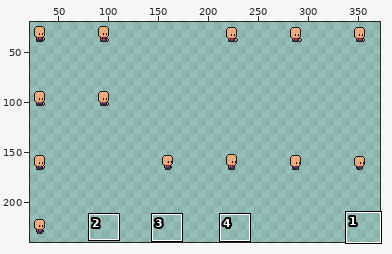
Two versions of one pixel-art file, apps/game/public/assets/sprites/player_tmp.aseprite. Above: a wide view before the commit, with the close-up outlined.
Close-up. Before:
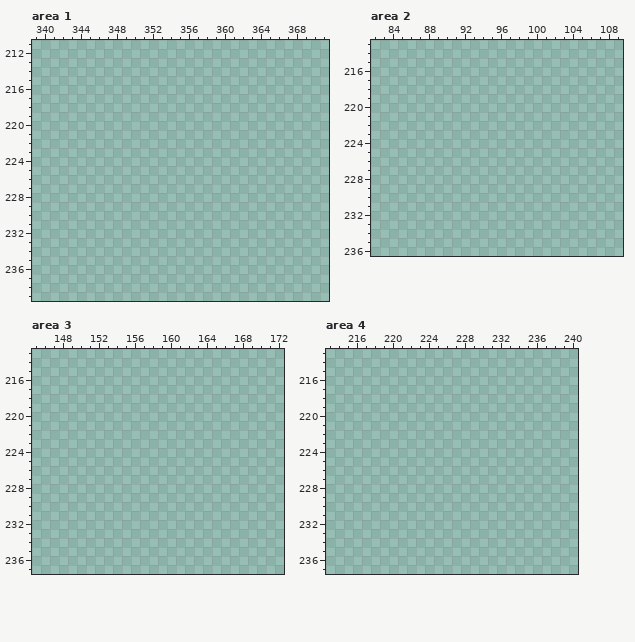
96x64 pixels, 1 frame. Colours within 5 levels of each other are drawn and written as one. Shown: area 1: x 339..371, y 211..239; area 2: x 82..109, y 213..236; area 3: x 145..172, y 213..237; area 4: x 213..240, y 213..237. The old version is drawn lined up with the new one. The wide view leaves out empty margins. The commit also changed other parts of the picture, which this record leaves out.
The result:
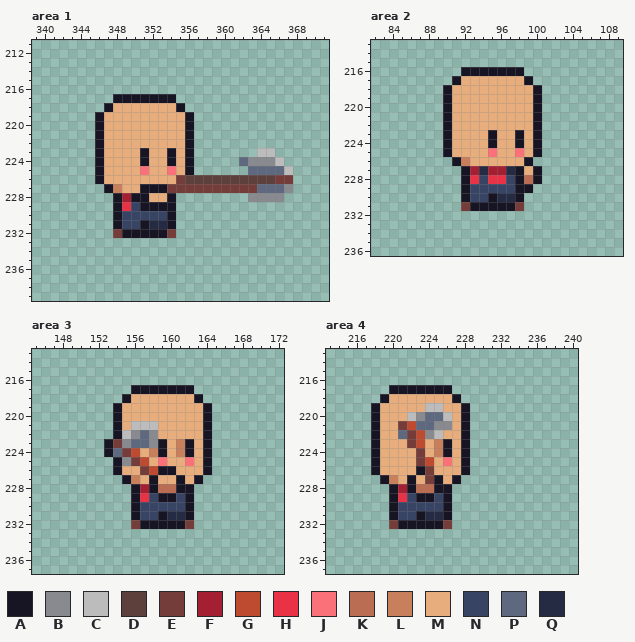
Palette (. is transparent): A #171424  B #888a8f  C #bcbcbc  D #5d3f3c  E #753d3a  F #a51f33  G #be4a2f  H #e93245  J #fa717a  K #bb6d53  L #c87f5b  M #e8ad7d  N #374464  P #5e687e  Q #242b42
What changed:
canvas 96x64 -> 384x384; drawings rearranged on the sheet (the old picture shows each at its new place; 2 dropped ones are not shown)
Changed rows in their new state; - is an unchanged pixel.
Area 1:
first column x 346:
217 --AAAAAAA-------------
218 -AMMMMMMMA------------
219 AMMMMMMMMMA-----------
220 AMMMMMMMMMA-----------
221 AMMMMMMMMMA-----------
222 AMMMMMMMMMA-----------
223 AMMMMAMMAMA-------CC--
224 AMMMMAMMAMA-----PBBBC-
225 AMMMMJMMJMA------PPPPC
226 AMMMMMMMMEDDDDDDDDDDEE
227 -ALMMAAAEEEEEEEEEEPPPB
228 --AFAAMMA--------BBBB-
229 --AHNAAAA-------------
230 --ANNNNNA-------------
231 --ANNAQQA-------------
232 --EAAAAAE-------------
Area 2:
first column x 90:
216 --AAAAAAA--
217 -AMMMMMMMA-
218 AMMMMMMMMMA
219 AMMMMMMMMMA
220 AMMMMMMMMMA
221 AMMMMMMMMMA
222 AMMMMMMMMMA
223 AMMMMAMMAMA
224 AMMMMAMMAMA
225 AMMMMJMMJMA
226 -ALMMMMMMA-
227 --AFQFFQAMA
228 --AHNHHNAKA
229 --ANNNNNAA-
230 --ANNAQQA--
231 --EAAAAAE--
Area 3:
first column x 153:
217 ---AAAAAAA--
218 --AMMMMMMMA-
219 -AMMMMMMMMMA
220 -AMMMMMMMMMA
221 -AMCCCMMMMMA
222 -ACBPBMMMMMA
223 AEBPPBAMLAMA
224 APEGMLAMLAMA
225 -ABEGMJMMJMA
226 -AMMEGAAMMMA
227 --ALMAMMAMA-
228 ---AFAKKAA--
229 ---AHNAANA--
230 ---ANNNNNA--
231 ---ANNAQQA--
232 ---EAAAAAE--
Area 4:
first column x 218:
217 --AAAAAAA--
218 -AMMMMMMMA-
219 AMMMMMCCMMA
220 AMMMCBPPCMA
221 AMMEGPPBBMA
222 AMMPEGBCMMA
223 AMMMEGMLAMA
224 AMMMMEMLAMA
225 AMMMMEGMJMA
226 AMMMMAEMMMA
227 -ALMAMEAMA-
228 --AFAKKAA--
229 --AHNAANA--
230 --ANNNNNA--
231 --ANNAQQA--
232 --EAAAAAE--
